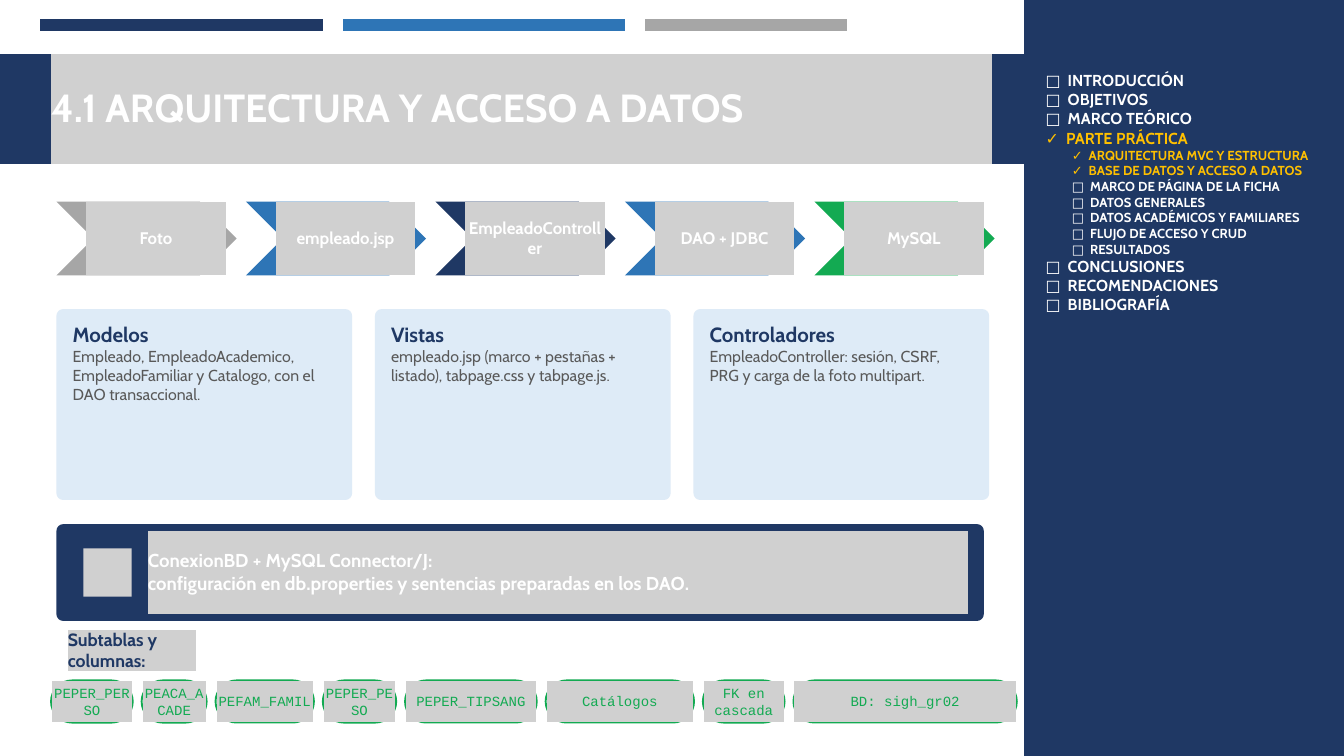
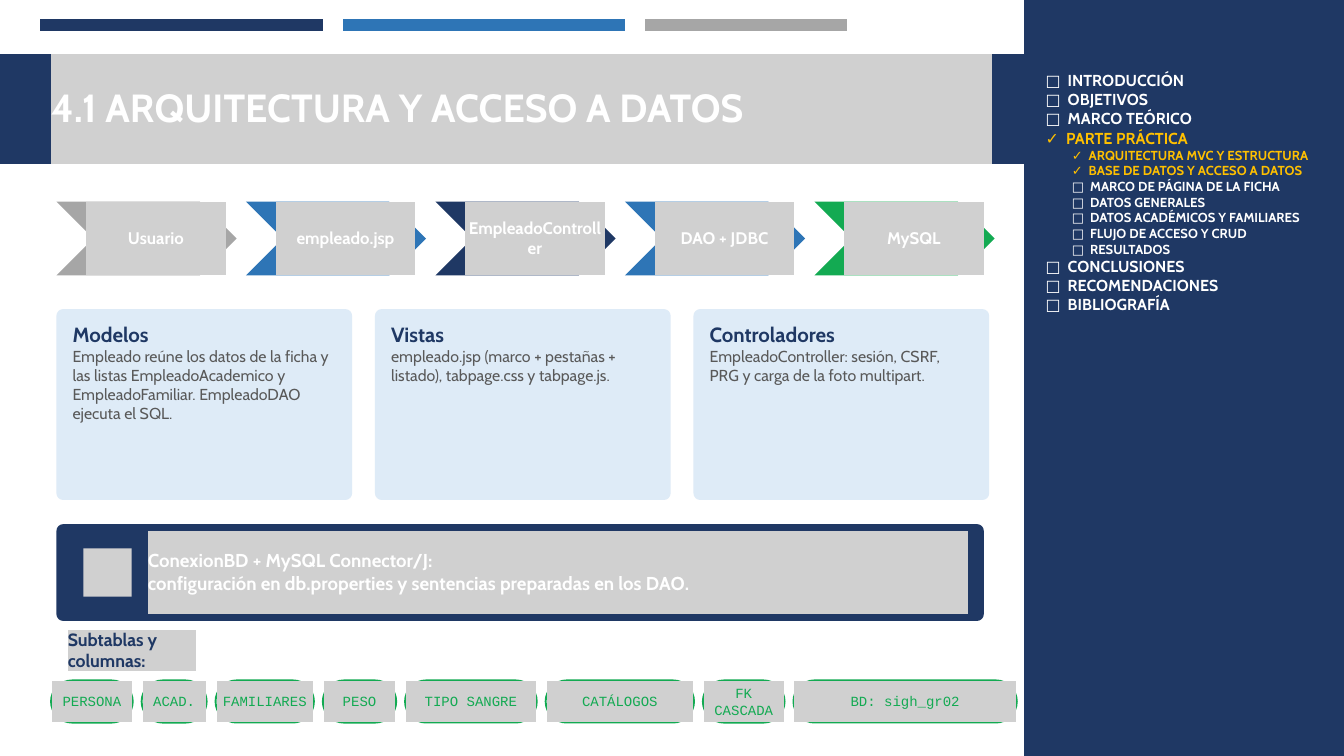
Before and after one commit to Josue-Chango/SIDH_GR02, a slide deck: slide 5 of JAVA/TABPAGE/02. DOCUMENTACION/LOGIN_CRUD_JAVA_MYSQL_GR02_FINAL.pptx. Drawn at 1344x756 pixels with LibreOffice and Linux fonts; fonts in the diff are those of the drawing; grey boxes stand for pictures. Boxes give left, top, right and bottom in pixels: in the first picture for what was removed or moved away, otherwise in the second. Text is boxed around its words. In the diff, an @@ line names an element or a change of style, - is before the commit and + after.

```diff
--- a/JAVA/TABPAGE/02. DOCUMENTACION/LOGIN_CRUD_JAVA_MYSQL_GR02_FINAL.pptx
+++ b/JAVA/TABPAGE/02. DOCUMENTACION/LOGIN_CRUD_JAVA_MYSQL_GR02_FINAL.pptx
@@ text at (128,233,184,244): text changed @@
-Foto
+Usuario
@@ text at (73,350,329,423): text changed @@
-Empleado, EmpleadoAcademico, EmpleadoFamiliar y Catalogo, con el DAO transaccional.
+Empleado reúne los datos de la ficha y las listas EmpleadoAcademico y EmpleadoFamiliar. EmpleadoDAO ejecuta el SQL.
@@ text at (714,688,773,715): text changed @@
-FK en cascada
+FK CASCADA
@@ text at (63,696,122,706): text changed @@
-PEPER_PERSO
+PERSONA
@@ text at (153,696,195,706): text changed @@
-PEACA_ACADE
+ACAD.
@@ text at (223,696,307,706): text changed @@
-PEFAM_FAMIL
+FAMILIARES
@@ text at (343,696,377,706): text changed @@
-PEPER_PESO
+PESO
@@ text at (425,696,517,706): text changed @@
-PEPER_TIPSANG
+TIPO SANGRE
@@ text at (582,696,658,706): text changed @@
-Catálogos
+CATÁLOGOS
```
Also in this commit, not shown: 8 other slides changed.
